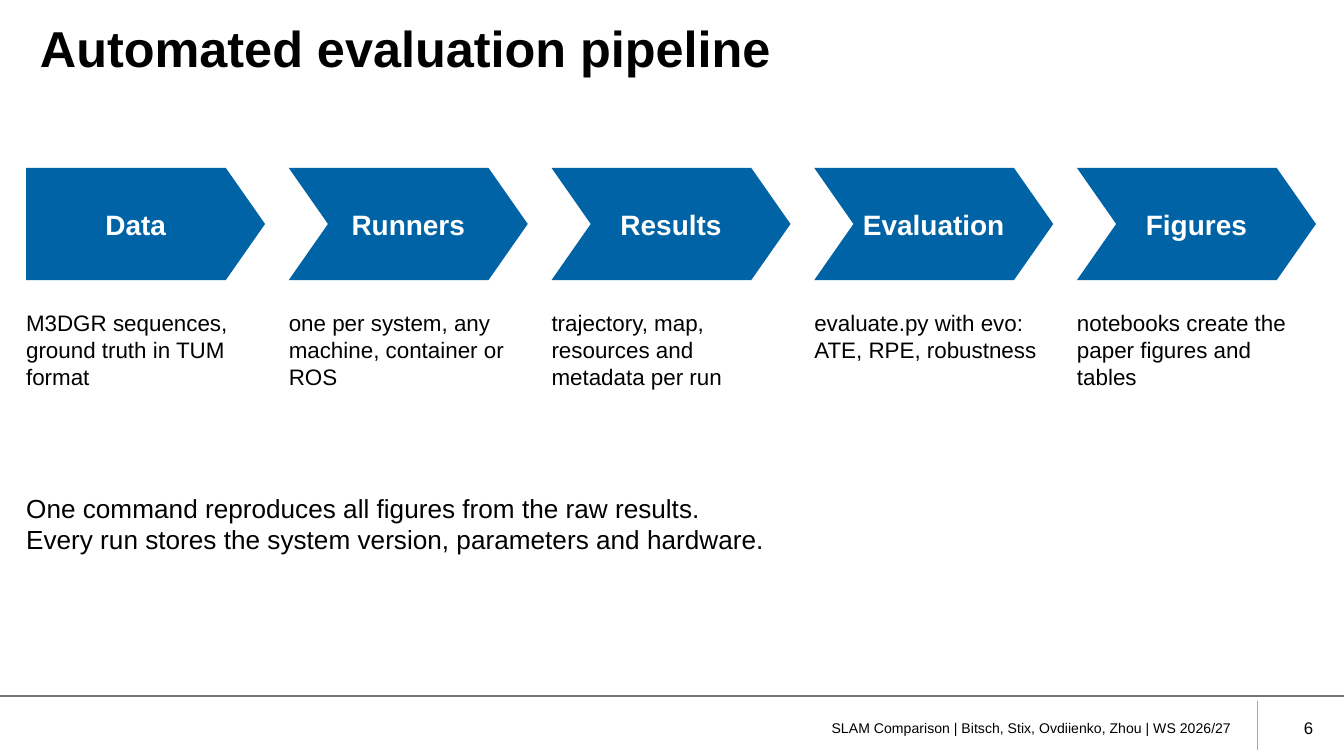
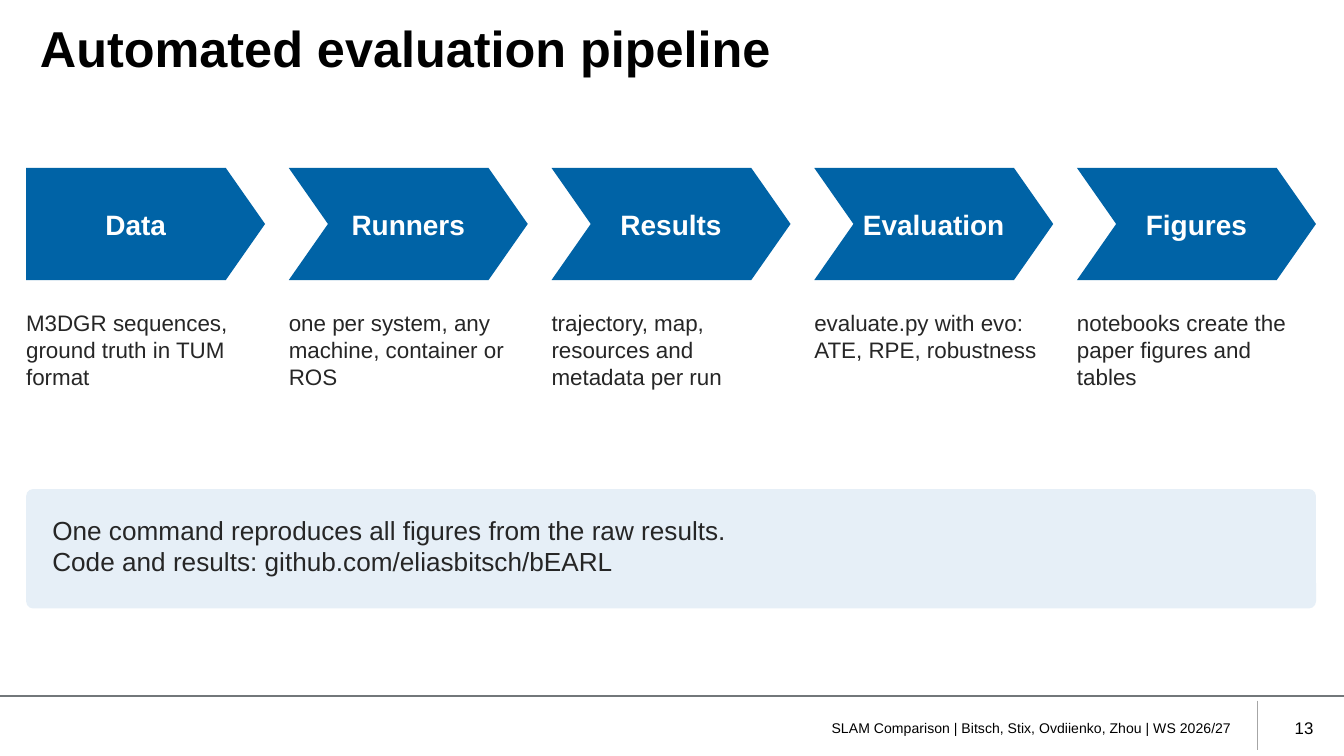
Before and after one commit to eliasbitsch/bEARL, a slide deck: slide 13 of slides/slam_comparison.pptx (slide 6 before the commit). Drawn at 1344x756 pixels with LibreOffice and Linux fonts; fonts in the diff are those of the drawing; background and template pictures are left out. Boxes give left, top, right and bottom in pixels: in the first picture for what was removed or moved away, otherwise in the second. Text is boxed around its words. In the diff, an @@ line names an element or a change of style, - is before the commit and + after.

```diff
--- a/slides/slam_comparison.pptx
+++ b/slides/slam_comparison.pptx
@@ text colour #000000 to #262626 in 5 elements at (26, 315, 227, 386), (289, 316, 504, 386), (552, 314, 721, 390), (814, 314, 1036, 361), (1077, 314, 1286, 386) @@
@@ rounded rectangle added at (26, 489, 1316, 609), fill #E6EFF7 @@
@@ text "One command reproduces all figures ...": place and size @@
-text "One command reproduces all figures ..." at (26, 499, 763, 555)
+text "One command reproduces all figures ..." at (52, 521, 725, 577)
@@ text at (52, 521, 725, 546): text colour #000000 to #262626 in "One command reproduces all figures from the ..." @@
@@ text at (52, 552, 613, 577): text changed; text colour #000000 to #262626 @@
-Every run stores the system version, parameters and hardware.
+Code and results: github.com/eliasbitsch/bEARL
@@ page number at (1295, 722, 1314, 734): text changed @@
-6
+13
```
Also in this commit, not shown: 4 other slides changed, 8 slides added, 4 slides removed.
